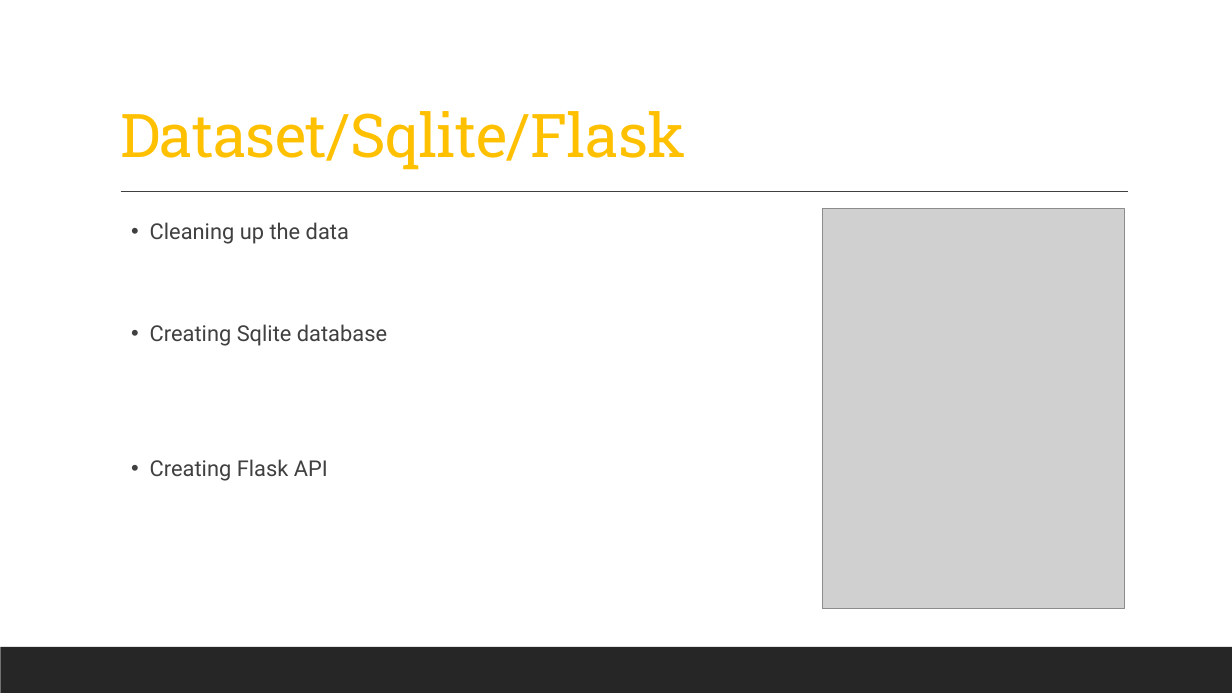
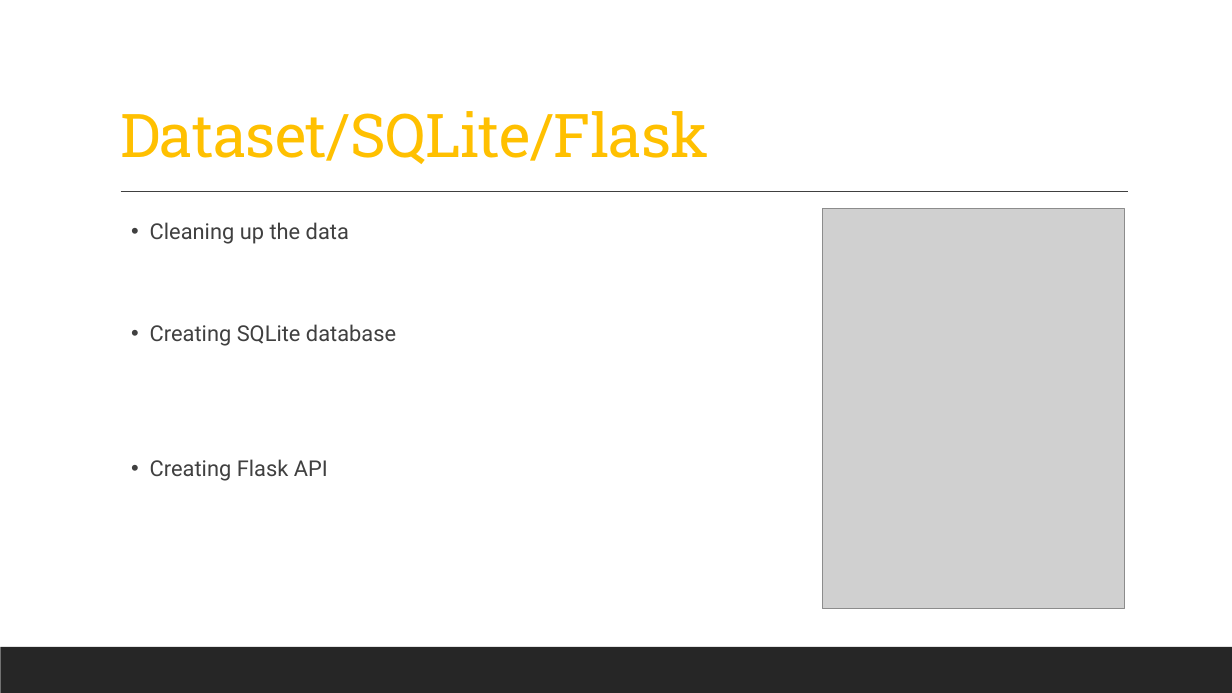
Before and after one commit to jonyang6483/Project-3-Traffic-Accidents, a slide deck: slide 4 of Proj 3 PP.pptx. Drawn at 1232x693 pixels with LibreOffice and Linux fonts; fonts in the diff are those of the drawing; grey boxes stand for pictures. Boxes give left, top, right and bottom in pixels: in the first picture for what was removed or moved away, otherwise in the second. Text is boxed around its words. In the diff, an @@ line names an element or a change of style, - is before the commit and + after.

Commit message:
Updating slides

```diff
--- a/Proj 3 PP.pptx
+++ b/Proj 3 PP.pptx
@@ title at (120,111,709,164): text changed @@
-Dataset/Sqlite/Flask
+Dataset/SQLite/Flask
@@ text at (150,324,396,346): text changed @@
-  • Creating Sqlite database
+  • Creating SQLite database
```
